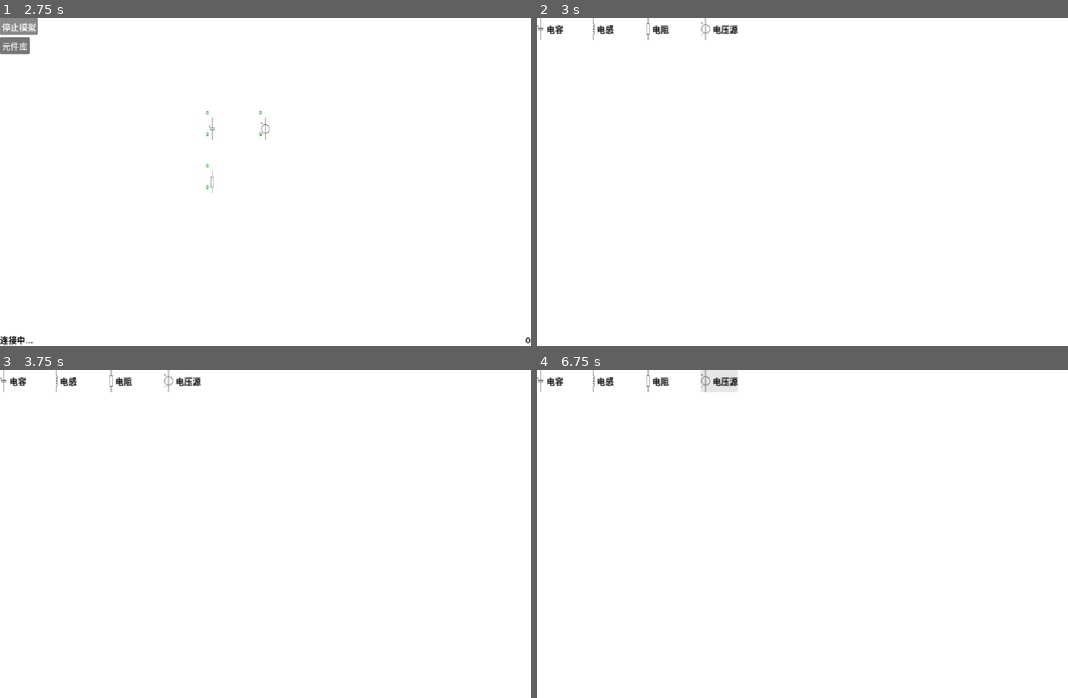
Above: before the commit, frames 1-4 (two rows, left to right).
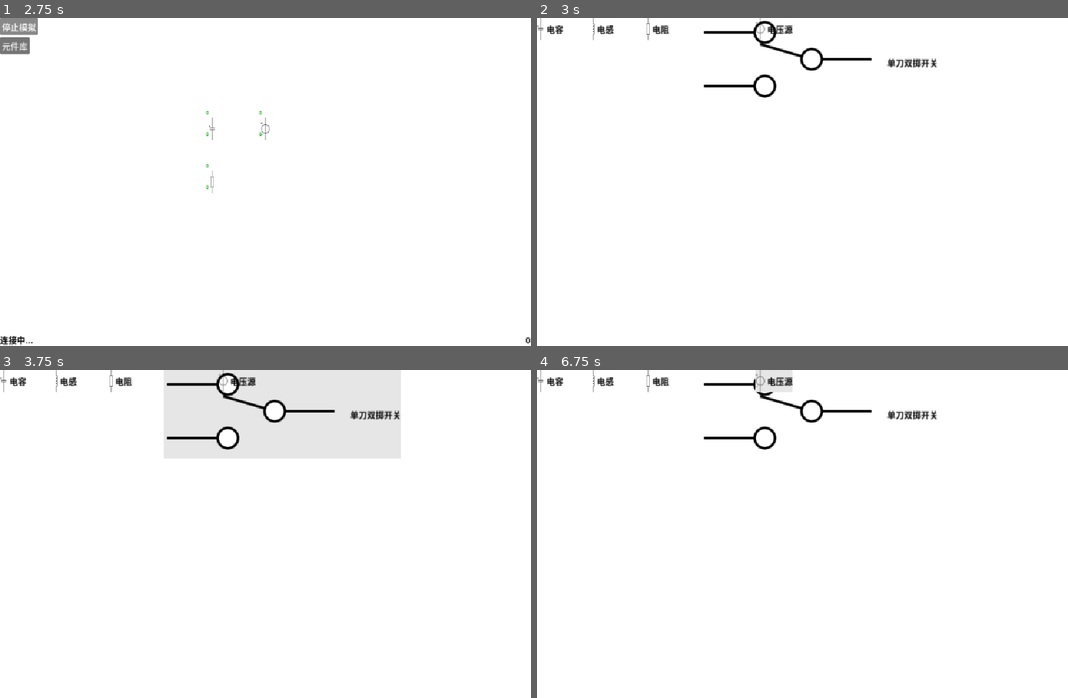
Above: after the commit, the same moments.

Repository: wyj2006/CircuitSim
Game: Godot game, scene res://scenes/main/main.tscn
The game is run twice, just before and just after one commit, with the same random seed, the same clock (stepped at 60 frames per second) and the same inputs.
Inputs (mouse positions are in pixels of both pictures, inside the frame that each line leads up to):
- Up to frame 1 (2.75 s): click "开始模拟" at 0.5 s; click "停止模拟" at 1.25 s; click "开始模拟" at 2 s
- Up to frame 2 (3 s): click "元件库" at 2.75 s
- Up to frame 3 (3.75 s): click (281, 415) at 3.5 s, where only the run after the commit has a clickable "单刀双掷开关"
- Up to frame 4 (6.75 s): click "电容" at 4.25 s; click "电感" at 5 s; click "电阻" at 5.75 s; click "电压源" at 6.5 s

Frame 1 is identical in both runs. In frame 2, 1.1% of the frame differs, in the area x 30-76%, y 0-25%; in frame 3, 12%, in the area x 30-76%, y 0-27%; in frame 4, 1.7%.
Error before the commit: Cannot call method 'queue_free' on a null value. (res://scenes/main/main.gd:95)
Error after the commit: Cannot call method 'queue_free' on a null value. (res://scenes/main/main.gd:109)

Commit message:
单刀双掷开关

Diff:
--- a/editor/devices/capacitor/capacitor.gd
+++ b/editor/devices/capacitor/capacitor.gd
@@ -4,6 +4,7 @@
 
 func construct() -> Dictionary:
     return {
+        "device_id": device_id,
         "type": "capacitor",
         "value": value,
         "pos": $PosPort.node_id,
--- a/editor/devices/device.gd
+++ b/editor/devices/device.gd
@@ -16,6 +16,7 @@
     get:
         return get_region()
 
+var device_id = 0
 var current_ids = []
 var current_num = 0
 
@@ -26,7 +27,7 @@
     return "Unknown"
 
 func get_texture() -> Texture:
-    return null
+    return Texture.new()
 
 func get_attributes() -> Array[Dictionary]:
     return []
--- a/editor/devices/inductor/inductor.gd
+++ b/editor/devices/inductor/inductor.gd
@@ -7,6 +7,7 @@
 
 func construct() -> Dictionary:
     return {
+        "device_id": device_id,
         "type": "inductor",
         "value": value,
         "pos": $PosPort.node_id,
--- a/editor/devices/resistor/resistor.gd
+++ b/editor/devices/resistor/resistor.gd
@@ -4,8 +4,9 @@
 
 func construct() -> Dictionary:
     return {
+        "device_id": device_id,
         "type": "resistor",
-        "value": value,
+        "value": 1 / value,
         "pos": $PosPort.node_id,
         "neg": $NegPort.node_id
     }
--- /dev/null
+++ b/editor/devices/spdtswitch/SPDT-Switch.svg
@@ -0,0 +1,85 @@
+<?xml version="1.0" encoding="UTF-8" standalone="no"?>
+<!-- Created with Inkscape (http://www.inkscape.org/) -->
+<svg
+   xmlns:svg="http://www.w3.org/2000/svg"
+   xmlns="http://www.w3.org/2000/svg"
+   version="1.0"
+   width="260pt"
+   height="125pt"
+   id="svg3124">
+  <defs
+     id="defs3126" />
+  <g
+     id="layer1">
+    <g
+       transform="translate(-8.189903,-47.8677)"
+       id="g3108">
+      <path
+         d="M 242.85714 269.50504 A 34.285713 34.285713 0 1 1  174.28571,269.50504 A 34.285713 34.285713 0 1 1  242.85714 269.50504 z"
+         transform="matrix(0.558077,0,0,0.558077,12.19143,-75.54353)"
+         style="fill:#ffffff;fill-opacity:1;fill-rule:evenodd;stroke:#000000;stroke-width:8.6200676;stroke-linecap:butt;stroke-linejoin:miter;stroke-miterlimit:4;stroke-dasharray:none;stroke-dashoffset:0;stroke-opacity:1"
+         id="path1307" />
+      <path
+         d="M 14.079392,74.86117 L 107.20401,74.86117"
+         style="color:#000000;fill:none;fill-opacity:1;fill-rule:evenodd;stroke:#000000;stroke-width:4.81063986;stroke-linecap:butt;stroke-linejoin:round;marker:none;marker-start:none;marker-mid:none;marker-end:none;stroke-miterlimit:4;stroke-dasharray:none;stroke-dashoffset:0;stroke-opacity:1;visibility:visible;display:inline;overflow:visible"
+         id="path3059" />
+    </g>
+    <path
+       d="M 111.7158,49.239797 L 213.6038,78.881697"
+       style="color:#000000;fill:none;fill-opacity:1;fill-rule:evenodd;stroke:#000000;stroke-width:4.81064034;stroke-linecap:butt;stroke-linejoin:round;marker:none;marker-start:none;marker-mid:none;marker-end:none;stroke-miterlimit:4;stroke-dasharray:none;stroke-dashoffset:0;stroke-opacity:1;visibility:visible;display:inline;overflow:visible"
+       id="path3061" />
+    <g
+       transform="translate(-8.189903,-49.737)"
+       id="g3100">
+      <path
+         d="M 236.34361,127.1989 L 329.4682,127.1989"
+         style="color:#000000;fill:none;fill-opacity:1;fill-rule:evenodd;stroke:#000000;stroke-width:4.81063986;stroke-linecap:butt;stroke-linejoin:round;marker:none;marker-start:none;marker-mid:none;marker-end:none;stroke-miterlimit:4;stroke-dasharray:none;stroke-dashoffset:0;stroke-opacity:1;visibility:visible;display:inline;overflow:visible"
+         id="path2184" />
+      <path
+         d="M 242.85714 269.50504 A 34.285713 34.285713 0 1 1  174.28571,269.50504 A 34.285713 34.285713 0 1 1  242.85714 269.50504 z"
+         transform="matrix(0.558077,0,0,0.558077,100.4527,-23.2058)"
+         style="fill:#ffffff;fill-opacity:1;fill-rule:evenodd;stroke:#000000;stroke-width:8.6200676;stroke-linecap:butt;stroke-linejoin:miter;stroke-miterlimit:4;stroke-dasharray:none;stroke-dashoffset:0;stroke-opacity:1"
+         id="path2182" />
+    </g>
+    <g
+       transform="translate(-8.189903,-47.8677)"
+       id="g3104">
+      <path
+         d="M 242.85714 269.50504 A 34.285713 34.285713 0 1 1  174.28571,269.50504 A 34.285713 34.285713 0 1 1  242.85714 269.50504 z"
+         transform="matrix(0.558077,0,0,0.558077,12.19143,25.39352)"
+         style="fill:#ffffff;fill-opacity:1;fill-rule:evenodd;stroke:#000000;stroke-width:8.6200676;stroke-linecap:butt;stroke-linejoin:miter;stroke-miterlimit:4;stroke-dasharray:none;stroke-dashoffset:0;stroke-opacity:1"
+         id="path3096" />
+      <path
+         d="M 14.079392,175.79822 L 107.20401,175.79822"
+         style="color:#000000;fill:none;fill-opacity:1;fill-rule:evenodd;stroke:#000000;stroke-width:4.81063986;stroke-linecap:butt;stroke-linejoin:round;marker:none;marker-start:none;marker-mid:none;marker-end:none;stroke-miterlimit:4;stroke-dasharray:none;stroke-dashoffset:0;stroke-opacity:1;visibility:visible;display:inline;overflow:visible"
+         id="path3098" />
+    </g>
+    <text
+       x="16.959694"
+       y="17.68722"
+       style="font-size:20px;font-style:normal;font-variant:normal;font-weight:normal;font-stretch:normal;text-align:center;line-height:100%;writing-mode:lr-tb;text-anchor:middle;fill:#000000;fill-opacity:1;stroke:none;stroke-width:1px;stroke-linecap:butt;stroke-linejoin:miter;stroke-opacity:1;font-family:Verdana"
+       id="text3112"
+       xml:space="preserve"><tspan
+         x="16.959694"
+         y="17.68722"
+         id="tspan3114">L1</tspan></text>
+    <text
+       x="16.959694"
+       y="151.71217"
+       style="font-size:20px;font-style:normal;font-variant:normal;font-weight:normal;font-stretch:normal;text-align:center;line-height:100%;writing-mode:lr-tb;text-anchor:middle;fill:#000000;fill-opacity:1;stroke:none;stroke-width:1px;stroke-linecap:butt;stroke-linejoin:miter;stroke-opacity:1;font-family:Verdana"
+       id="text3116"
+       xml:space="preserve"><tspan
+         x="16.959694"
+         y="151.71217"
+         id="tspan3118">L2</tspan></text>
+    <text
+       x="299.72092"
+       y="98.670593"
+       style="font-size:20px;font-style:normal;font-variant:normal;font-weight:normal;font-stretch:normal;text-align:center;line-height:100%;writing-mode:lr-tb;text-anchor:middle;fill:#000000;fill-opacity:1;stroke:none;stroke-width:1px;stroke-linecap:butt;stroke-linejoin:miter;stroke-opacity:1;font-family:Verdana"
+       id="text3120"
+       xml:space="preserve"><tspan
+         x="299.72092"
+         y="98.670593"
+         id="tspan3122">COM</tspan></text>
+  </g>
+</svg>
--- /dev/null
+++ b/editor/devices/spdtswitch/spdt_switch.gd
@@ -0,0 +1,54 @@
+class_name SPDTSwitch extends Device
+
+@export var is_touch1 = true;
+
+@onready var common_port: Port = $CommonPort
+@onready var throw1_port: Port = $Throw1Port
+@onready var throw2_port: Port = $Throw2Port
+@onready var editor: Editor = $/root/Editor
+
+var just_moved = false
+var selected:
+    get:
+        return $Editable.selected
+
+func _ready() -> void:
+    current_num = 2
+
+func _process(_delta: float) -> void:
+    $SpdtSwitch.flip_v = not is_touch1
+
+func construct() -> Dictionary:
+    return {
+        "device_id": device_id,
+        "type": "spdt_switch",
+        "common": common_port.node_id,
+        "throw1": throw1_port.node_id,
+        "throw2": throw2_port.node_id,
+        "is_touch1": is_touch1,
+        "current1": current_ids[0],
+        "current2": current_ids[1]
+    }
+
+func get_device_name() -> String:
+    return "单刀双掷开关"
+
+func get_texture() -> Texture:
+    return $SpdtSwitch.texture
+
+func _input(event: InputEvent) -> void:
+    if event is InputEventMouseMotion and event.pressure == 1 and selected:
+        just_moved = true
+    if event is InputEventMouseButton and event.is_released() and event.button_index == MOUSE_BUTTON_LEFT and selected:
+        if just_moved:
+            just_moved = false
+        else:
+            is_touch1 = not is_touch1
+            if editor.state == Editor.State.Simulate:
+                editor.send_to_server({
+                    "command": "update_device",
+                    "device_id": device_id,
+                    "attributes": {
+                        "is_touch1": is_touch1
+                    }
+                })
--- /dev/null
+++ b/editor/devices/spdtswitch/spdt_switch.tscn
@@ -0,0 +1,26 @@
+[gd_scene format=3 uid="uid://cafu1rgnvbnpv"]
+
+[ext_resource type="PackedScene" uid="uid://b1iwc01tip4y4" path="res://devices/device.tscn" id="1_i2wip"]
+[ext_resource type="Script" uid="uid://cgdfvyxk8lirq" path="res://devices/spdtswitch/spdt_switch.gd" id="2_nqdtv"]
+[ext_resource type="PackedScene" uid="uid://clkkdgnaxkjon" path="res://components/port/port.tscn" id="3_7w5cl"]
+[ext_resource type="Texture2D" uid="uid://ddakwjm2nsbx" path="res://devices/spdtswitch/SPDT-Switch.svg" id="4_17jxf"]
+
+[node name="SPDTSwitch" unique_id=517322215 instance=ExtResource("1_i2wip")]
+script = ExtResource("2_nqdtv")
+is_touch1 = true
+
+[node name="Editable" parent="." index="0" unique_id=1053472653]
+range_size = Vector2(50, 35)
+
+[node name="CommonPort" parent="." index="1" unique_id=1456156079 instance=ExtResource("3_7w5cl")]
+position = Vector2(29, 0)
+
+[node name="Throw1Port" parent="." index="2" unique_id=1468865370 instance=ExtResource("3_7w5cl")]
+position = Vector2(-33, -11)
+
+[node name="Throw2Port" parent="." index="3" unique_id=1042351056 instance=ExtResource("3_7w5cl")]
+position = Vector2(-33, 10)
+
+[node name="SpdtSwitch" type="Sprite2D" parent="." index="4" unique_id=1303882022]
+scale = Vector2(0.2, 0.2)
+texture = ExtResource("4_17jxf")
--- a/editor/devices/voltage/voltage.gd
+++ b/editor/devices/voltage/voltage.gd
@@ -10,6 +10,7 @@
 
 func construct() -> Dictionary:
     return {
+        "device_id": device_id,
         "type": "voltage",
         "value": value,
         "pos": pos_port.node_id,
--- a/editor/scenes/main/main.gd
+++ b/editor/scenes/main/main.gd
@@ -52,9 +52,20 @@
             device.current_ids.append(cur_id)
             cur_id += 1
 
+func allocate_device_id():
+    var cur_id = 0
+
+    var devices = $Devices.get_children()
+    for device in devices:
+        if not device is Device:
+            continue
+        device.device_id = cur_id
+        cur_id += 1
+
 func construct():
     allocate_node_id()
     allocate_current_id()
+    allocate_device_id()
 
     var devices = $Devices.get_children()
     var circuit = []
@@ -73,6 +84,10 @@
     if state == State.AddDevice:
         device_to_add.position = $Devices.to_local(get_global_mouse_position())
 
+func send_to_server(data):
+    client.put_data(JSON.stringify(data).to_utf8_buffer())
+    client.put_u8(0)
+
 func _on_sim_button_pressed() -> void:
     match state:
         State.Idle:
@@ -81,11 +96,10 @@
 
             var circuit = construct()
             print(circuit)
-            client.put_data(JSON.stringify({
+            send_to_server({
                 "command": "reset_simulation",
                 "circuit": circuit
-            }).to_utf8_buffer())
-            client.put_u8(0)
+            })
         State.Simulate:
             state = State.Idle
             $%SimButton.text = "开始模拟"
@@ -113,8 +127,7 @@
 func _on_step_timer_timeout() -> void:
     if state != State.Simulate:
         return
-    client.put_data(JSON.stringify({"command": "step_simulation"}).to_utf8_buffer())
-    client.put_u8(0)
+    send_to_server({"command": "step_simulation"})
 
     var available_bytes = client.get_available_bytes()
     if available_bytes == 0:
Not shown, added: editor/devices/spdtswitch/SPDT-Switch.svg.import
Not shown, added: editor/devices/spdtswitch/spdt_switch.gd.uid
Not shown, changed: src/circuit.rs
Not shown, changed: src/devices/capacitor.rs
Not shown, changed: src/devices/inductor.rs
Not shown, changed: src/devices/mod.rs
Not shown, changed: src/devices/resistor.rs
Not shown, added: src/devices/spdt_switch.rs
Not shown, changed: src/devices/voltage.rs
Not shown, changed: src/main.rs
Not shown, changed: src/solver/mod.rs
